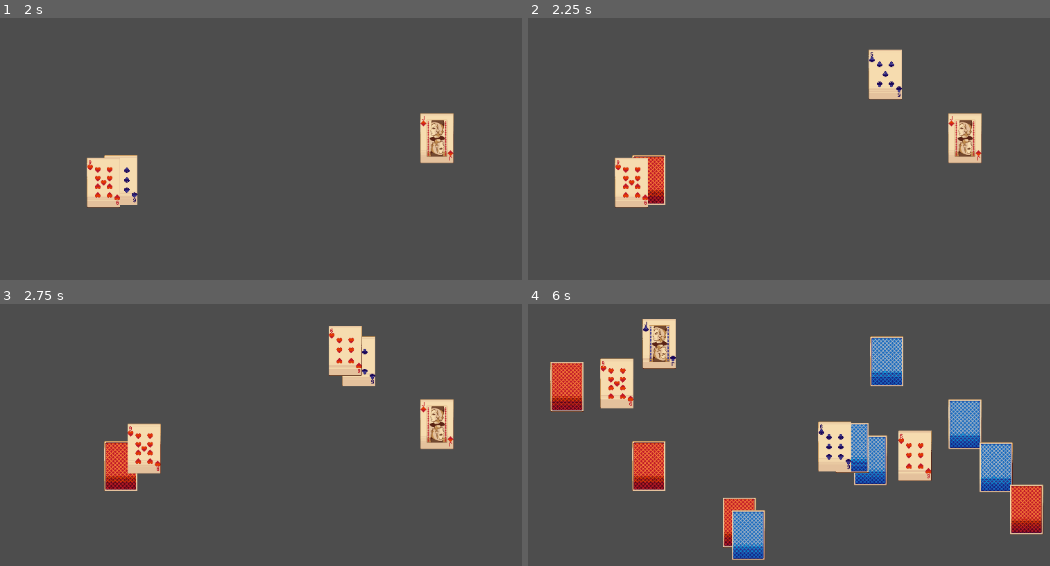
Above: before the commit, frames 1-4 (two rows, left to right).
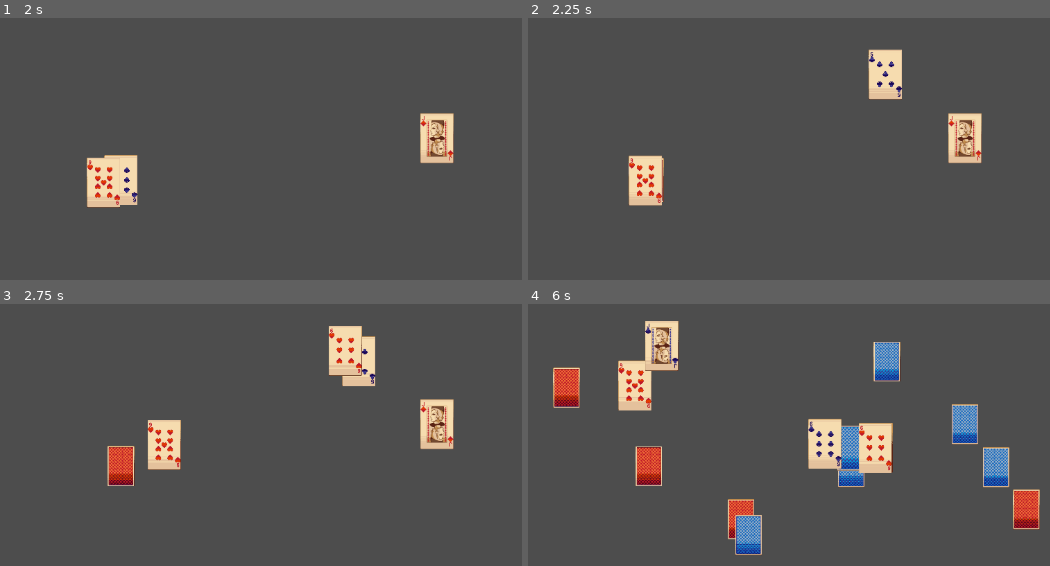
Above: after the commit, the same moments.

Repository: Javachup/Pizza-Jam-July-2024
Game: Godot game, scene res://Scenes/world.tscn
The game is run twice, just before and just after one commit, with the same random seed, the same clock (stepped at 60 frames per second) and the same inputs.
Inputs (mouse positions are in pixels of both pictures, inside the frame that each line leads up to):
- Up to frame 1 (2 s): tap Enter at 0.5 s; move the mouse to (438, 138) at 0.52 s; press the mouse at (438, 138) at 0.53 s; right-click (438, 138) at 0.8 s; tap Space at 1.25 s; move the mouse to (99, 183) at 1.27 s; release the mouse at (99, 183) at 1.28 s; right-click (99, 183) at 1.35 s; click (99, 183) at 1.55 s
- Up to frame 2 (2.25 s): tap Enter at 2 s; move the mouse to (867, 62) at 2.02 s; press the mouse at (867, 62) at 2.03 s
- Up to frame 3 (2.75 s): right-click (339, 348) at 2.3 s
- Up to frame 4 (6 s): move the mouse to (747, 537) at 2.77 s; release the mouse at (747, 537) at 2.78 s; right-click (747, 537) at 2.85 s; click (747, 537) at 3.05 s; move the mouse to (1029, 513) at 3.52 s; press the mouse at (1029, 513) at 3.53 s; right-click (1029, 513) at 3.8 s; move the mouse to (548, 379) at 4.27 s; release the mouse at (548, 379) at 4.28 s; right-click (548, 379) at 4.35 s; click (548, 379) at 4.55 s; move the mouse to (830, 445) at 5.02 s; press the mouse at (830, 445) at 5.03 s; right-click (830, 445) at 5.3 s; move the mouse to (668, 335) at 5.77 s; release the mouse at (668, 335) at 5.78 s; right-click (668, 335) at 5.85 s

Frame 1 is identical in both runs. In frame 2, 1.4% of the frame differs, in the area x 16-27%, y 52-73%; in frame 3, 2.6%; in frame 4, 14%, in the area x 4-99%, y 5-98%.

Commit message:
adds death animation and fixes ai bug

Diff:
--- a/Scripts/card-world.gd
+++ b/Scripts/card-world.gd
@@ -8,6 +8,8 @@
 
 const SPEED = 300.0
 const CLOSEST_DIST = 50.0
+const SMALLER_SIZE = 0.8
+const SMALLER_SPEED = 0.1
 
 @onready var sprite = %AnimatedSprite2D
 @onready var attack_area = %Attack
@@ -46,6 +48,7 @@
 	if is_dead:
 		sprite.play("back")
 		sprite.frame = team
+		sprite.z_index = -1
 	else:
 		sprite.play(suit_to_string[suit])
 		sprite.frame = rank
@@ -85,18 +88,20 @@
 	update_card()
 
 func _physics_process(delta):
-	if is_dead: return
-	if target == null: return
+	if is_dead:
+		scale = Vector2.ONE * lerp(scale.x, SMALLER_SIZE, SMALLER_SPEED)
+	else:
+		if target == null: return
 
-	var dir = target.position - position
-	if dir.length_squared() > CLOSEST_DIST * CLOSEST_DIST:
-		velocity = dir.normalized() * SPEED
-	else:
-		velocity = Vector2.ZERO
-		if can_attack:
-			attack(target.position)
+		var dir = target.position - position
+		if dir.length_squared() > CLOSEST_DIST * CLOSEST_DIST:
+			velocity = dir.normalized() * SPEED
+		else:
+			velocity = Vector2.ZERO
+			if can_attack:
+				attack(target.position)
 
-	move_and_slide()
+		move_and_slide()
 
 func _on_attack_timer_timeout():
 	can_attack = true
--- a/Scripts/card_manager.gd
+++ b/Scripts/card_manager.gd
@@ -20,12 +20,15 @@
 	elif team == Card.Team.RED:
 		red_cards.append(new_card)
 
+	set_targets()
+
+	add_child(new_card)
+
+func set_targets():
 	for c in blue_cards:
 		c.set_target(red_cards)
 	for c in red_cards:
 		c.set_target(blue_cards)
-
-	add_child(new_card)
 
 func _unhandled_input(event):
 	if event.is_action_pressed("spawn_card"):
@@ -41,3 +44,5 @@
 		blue_cards.erase(card)
 	elif card.team == Card.Team.RED:
 		red_cards.erase(card)
+
+	set_targets()
